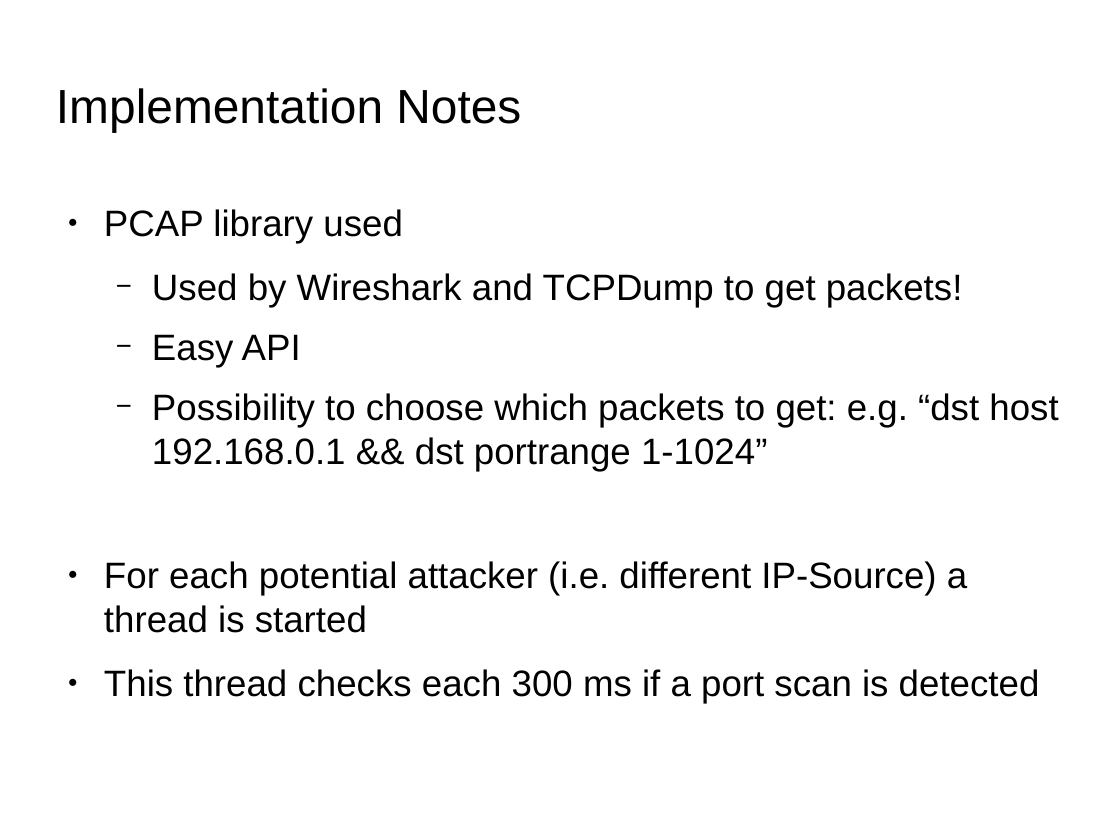
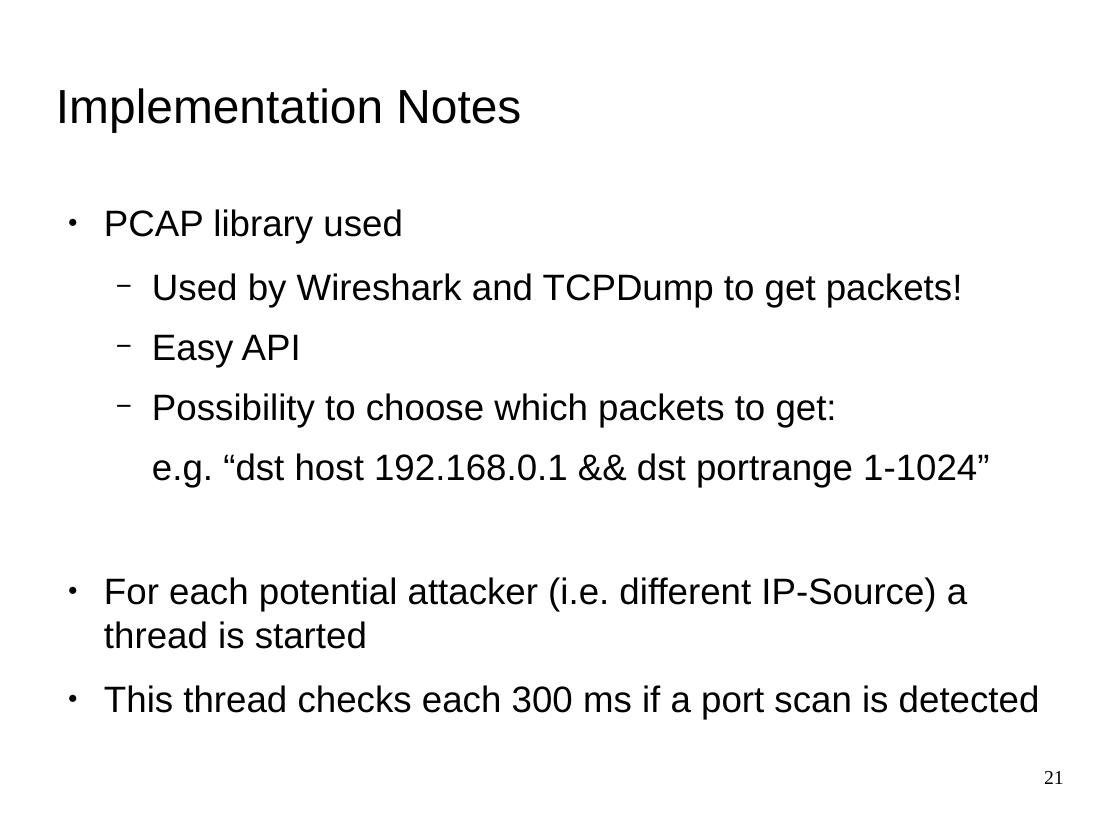
Before and after one commit to herrBez/PortScanner, a slide deck: slide 21 of slides/presentation.odp (slide 20 before the commit). Drawn at 1120x840 pixels with LibreOffice and Linux fonts; fonts in the diff are those of the drawing; background and template pictures are left out. Boxes give left, top, right and bottom in pixels: in the first picture for what was removed or moved away, otherwise in the second. Text is boxed around its words. In the diff, an @@ line names an element or a change of style, - is before the commit and + after.

```diff
--- a/slides/presentation.odp
+++ b/slides/presentation.odp
@@ text at [152, 393, 989, 488]: text changed @@
-  − Possibility to choose which packets to get: e.g. “dst host 192.168.0.1 && dst portrange 1-1024”
+  − Possibility to choose which packets to get:
+  e.g. “dst host 192.168.0.1 && dst portrange 1-1024”
@@ page number added at [1044, 771, 1064, 784], 14 pt, text #000000 @@
+21
```
Also in this commit, not shown: 20 other slides changed, 2 slides added.
